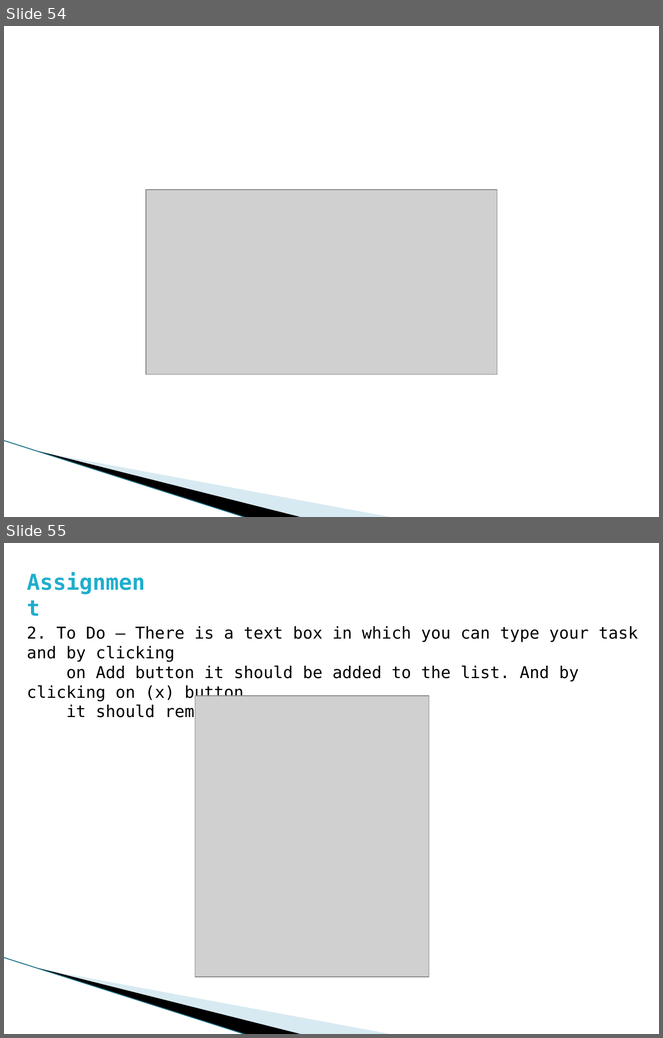
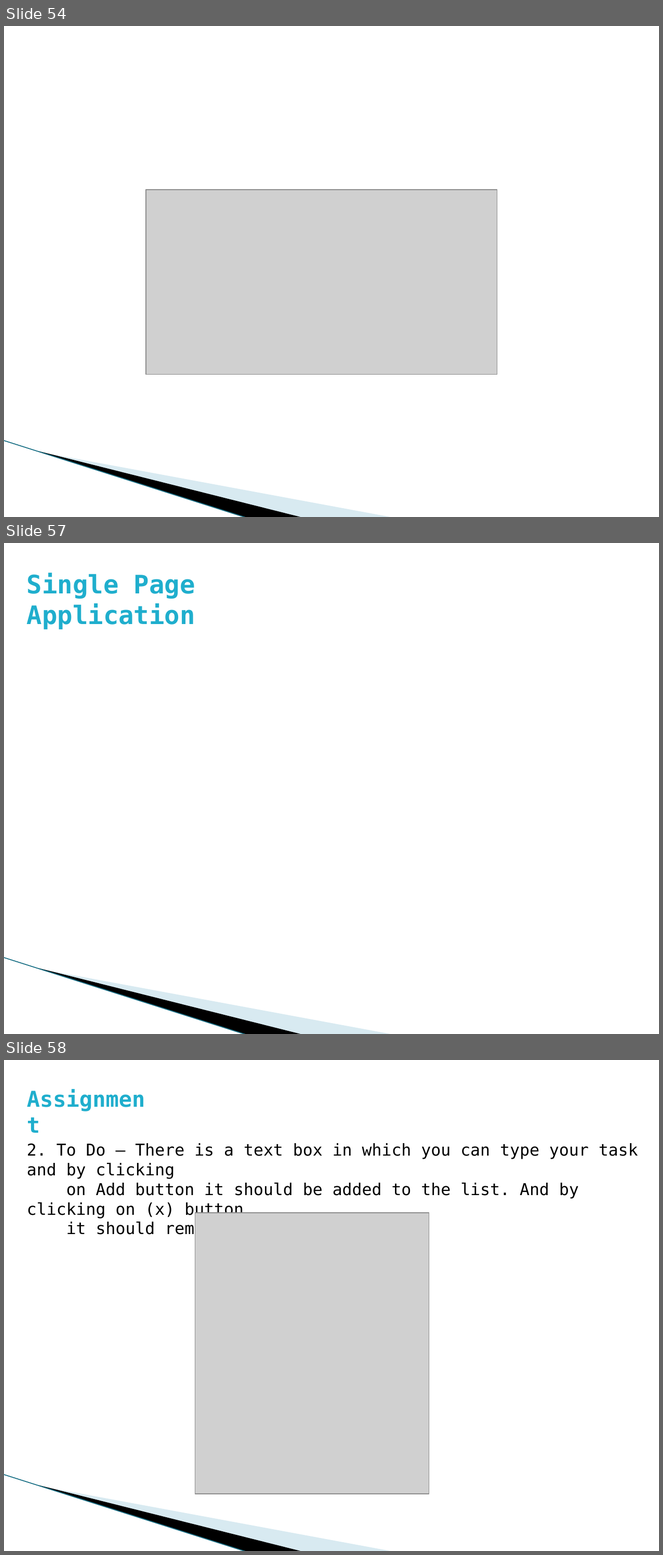
Before and after one commit to prateek3189/React-Tutorial, a slide deck: React-Tutorial.pptx. Shown one above the other, each under a label of ours: slides 54 and 55 before the commit, slides 54, 57 and 58 after it; the slides between them are not shown. The pictures are 663x1038 and 663x1555 pixels, drawn with LibreOffice and Linux fonts; fonts in the diff are those of the drawing; grey boxes stand for pictures; background and template pictures are left out. Boxes give left, top, right and bottom in pixels: in the first picture for what was removed or moved away, otherwise in the second. Text is boxed around its words. In the diff, an @@ line names an element or a change of style, - is before the commit and + after.

```diff
--- a/React-Tutorial.pptx
+++ b/React-Tutorial.pptx
@@ slide 57 added at (x1=4, y1=543, x2=659, y2=1034), background #FFFFFF; not listed: 3 template elements that a slide beside it also shows @@
@@ text added at (x1=27, y1=573, x2=195, y2=630), 28 pt, text #1FAECD, bold @@
+Single Page Application
@@ what was slide 55 is now slide 58 @@
```
Also in this commit, not shown: 2 other slides added.
